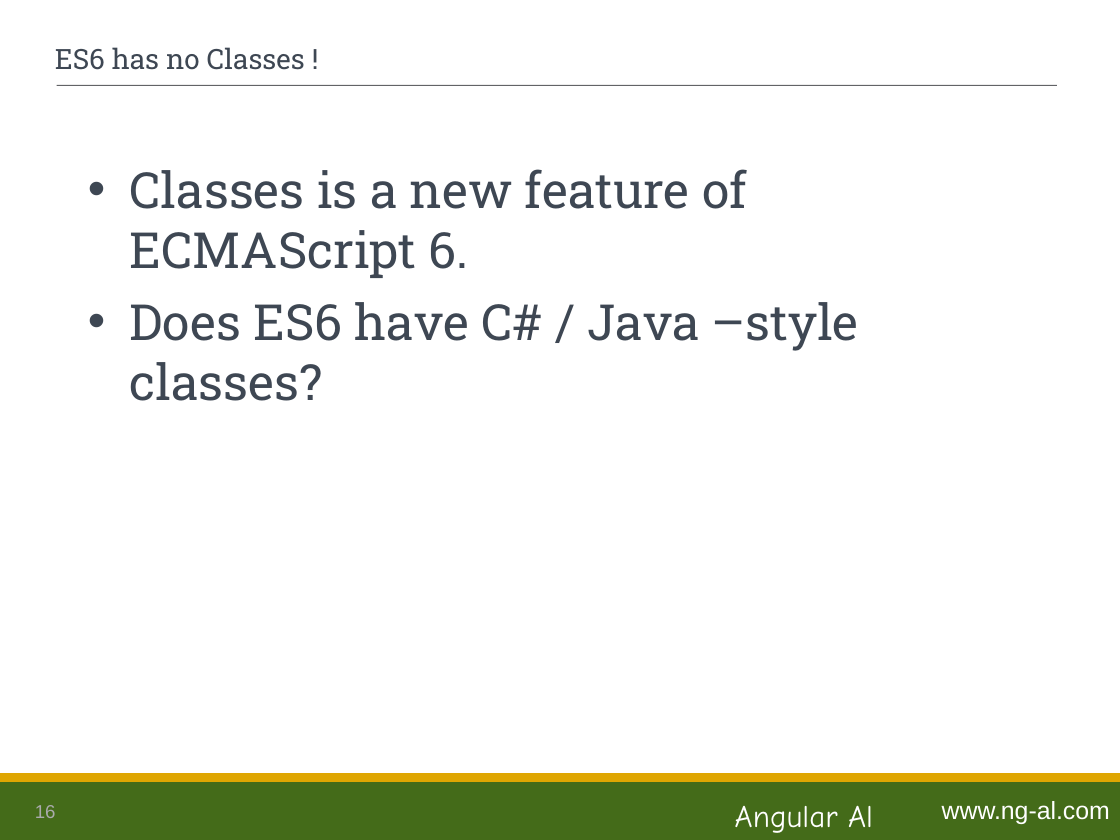
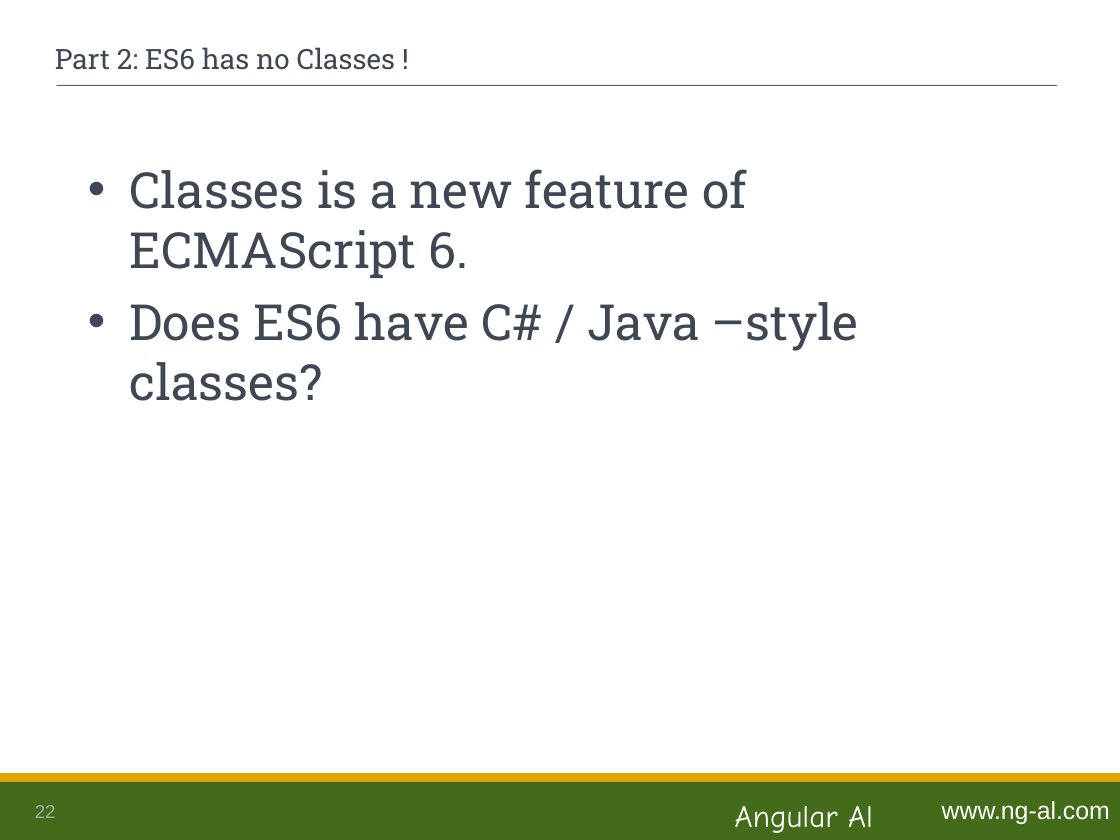
Before and after one commit to ng-al/es6-Intro, a slide deck: slide 22 of es6_Intro.ppt (slide 16 before the commit). Drawn at 1120x840 pixels with LibreOffice and Linux fonts; fonts in the diff are those of the drawing. Boxes give left, top, right and bottom in pixels: in the first picture for what was removed or moved away, otherwise in the second. Text is boxed around its words. In the diff, an @@ line names an element or a change of style, - is before the commit and + after.

Commit message:
Updated slides for part 1, added this examples

```diff
--- a/es6_Intro.ppt
+++ b/es6_Intro.ppt
@@ title at [55,47,395,70]: text changed @@
-ES6 has no Classes !
+Part 2: ES6 has no Classes !
@@ page number at [35,805,56,818]: text changed @@
-16
+22
```
Also in this commit, not shown: 8 other slides changed, 2 slides added, 4 other files.
